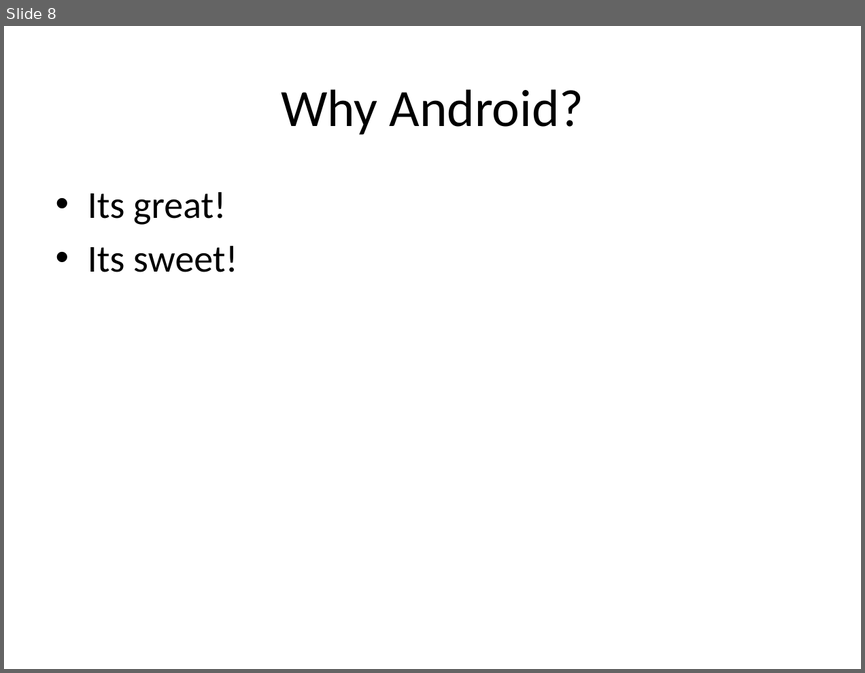
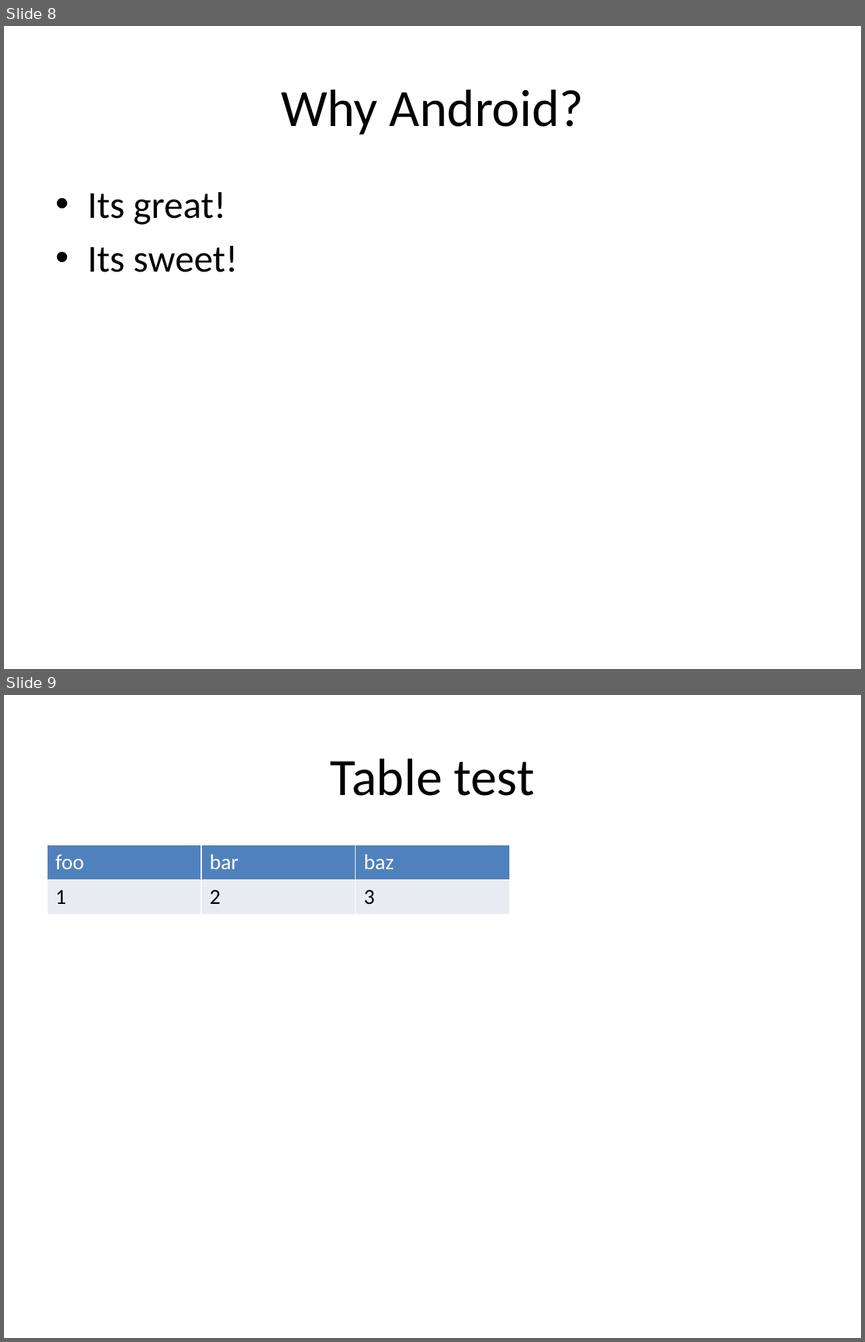
Before and after one commit to pythonicrubyist/powerpoint, a slide deck: samples/pptx/sample.pptx. Shown one above the other, each under a label of ours: slide 8 before the commit, slides 8 and 9 after it. The pictures are 865x673 and 865x1342 pixels, drawn with LibreOffice and Linux fonts; fonts in the diff are those of the drawing. Boxes give left, top, right and bottom in pixels: in the first picture for what was removed or moved away, otherwise in the second. Text is boxed around its words. In the diff, an @@ line names an element or a change of style, - is before the commit and + after.

Commit message:
added new rspec sample pptx with table slide

```diff
--- a/samples/pptx/sample.pptx
+++ b/samples/pptx/sample.pptx
@@ slide 9 added at box(4, 695, 861, 1338), background #FFFFFF @@
@@ title added at box(330, 758, 534, 796), 44 pt, text #000000 @@
+Table test
@@ table added at box(47, 845, 509, 940), 2 rows, 3 columns @@
+foo | bar | baz
+1 | 2 | 3
```
